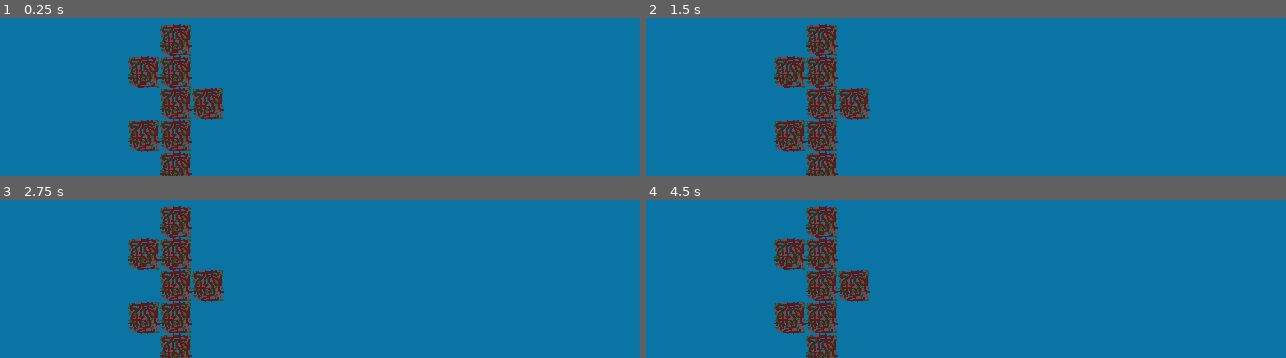
Above: before the commit, frames 1-4 (two rows, left to right).
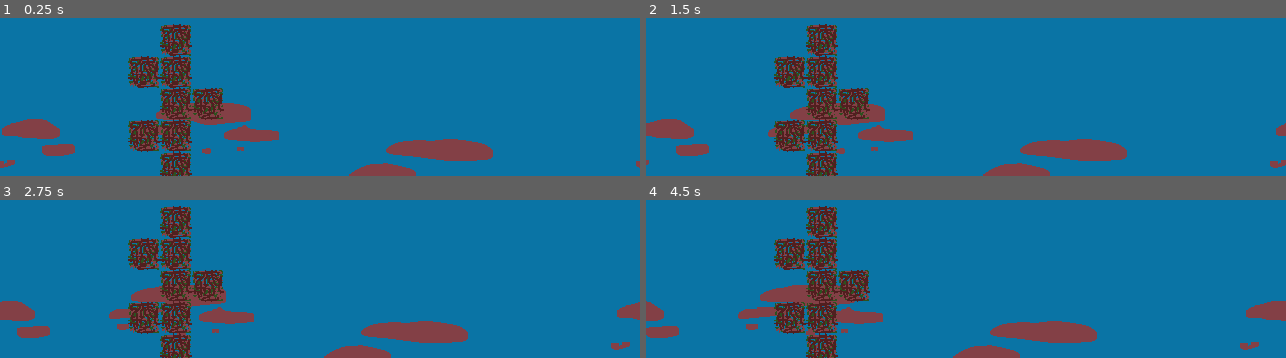
Above: after the commit, the same moments.

Repository: chars-at-last/Platforming-Game
Game: Godot game, scene res://nodes/scenes/levels/created levels/2x5_rooftops.tscn
The game is run twice, just before and just after one commit, with the same random seed, the same clock (stepped at 60 frames per second) and the same inputs. This scene is started directly instead of the project's main scene. The engine's default icon, where the game draws it, is replaced by a stand-in: a white triangle on a blue panel in a dark square.
Inputs (mouse positions are in pixels of both pictures, inside the frame that each line leads up to):
- Up to frame 1 (0.25 s): no input
- Up to frame 2 (1.5 s): move the mouse to (outside the picture) at 0.52 s; press the mouse at (outside the picture) at 0.53 s; hold D (move_right) 0.53-1.28 s; tap Space (jump) at 0.77 s; move the mouse to (outside the picture) at 1.27 s; release the mouse at (outside the picture) at 1.28 s; hold A (move_left) from 1.28 s (still down); tap S (look_down) at 1.35 s
- Up to frame 3 (2.75 s): tap Space (jump) at 1.52 s; move the mouse to (outside the picture) at 2.02 s; release A (move_left) at 2.03 s; hold D (move_right) from 2.03 s (still down); hold W (look_up) from 2.03 s (still down)
- Up to frame 4 (4.5 s): move the mouse to (934, 250) at 2.77 s; release W (look_up) at 2.78 s; tap Shift (pick_up) at 2.85 s; tap Space (jump) at 3.02, 3.77 s; move the mouse to (1158, 231) at 3.52 s; release D (move_right) at 3.53 s; press the mouse at (1158, 231) at 3.53 s; hold A (move_left) from 3.53 s (still down); move the mouse to (outside the picture) at 4.27 s; release the mouse at (outside the picture) at 4.28 s; tap S (look_down) at 4.35 s

The runs differ from the first frame. In frame 1, 5.4% of the frame differs, in the area x 0-100%, y 53-100%; in frame 2, 5.3%; in frame 3, 5.4%; in frame 4, 5.7%.

Commit message:
A Few Assets

Diff:
--- a/nodes/scenes/section_2_background.tscn
+++ b/nodes/scenes/section_2_background.tscn
@@ -22,7 +22,6 @@
 
 [node name="Parallax2D" type="Parallax2D" parent="."]
 scroll_scale = Vector2(0.5, 0.5)
-scroll_offset = Vector2(25, 83)
 repeat_size = Vector2(640, 0)
 autoscroll = Vector2(-10, 0)
 
Binary file changed: assets/art/comp195_additional_sprites.png
Not shown, changed: export_presets.cfg
